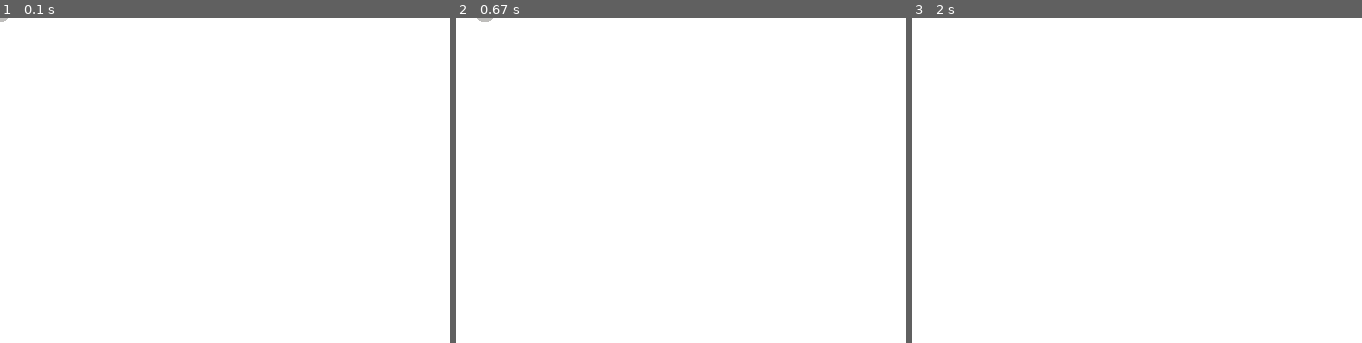
Above: before the commit, frames 1-3 (left to right).
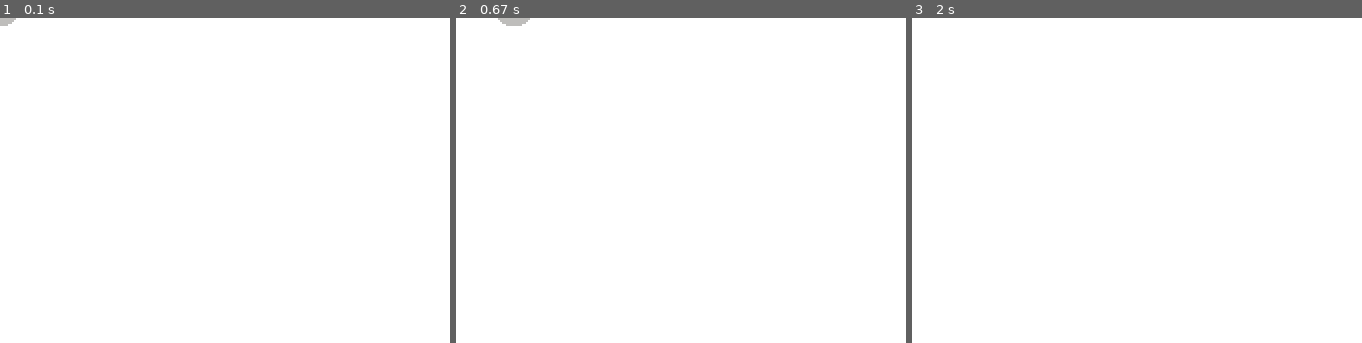
Above: after the commit, the same moments.

Repository: shaurya-sharma-dev/pygame-topdownengine
Game: pygame game, started from examples/basic_usage.py
Two runs of this game, one before a commit and one after it. Both use one fixed random seed, a clock stepped at 60 frames per second and the inputs below.
Inputs:
- Up to frame 1 (0.1 s): no input
- Up to frame 2 (0.67 s): hold D from 0.33 s (still down)
- Up to frame 3 (2 s): release D at 0.8 s; hold W 0.83-1.13 s
The pictures show only the part of the screen within x 0-50%, y 0-50%; the shares and areas given below are measured in that part.

The runs differ from the first frame. In frame 1, less than 0.1% of the frame differs, in the area x 0-4%, y 0-3%; in frame 2, 0.2%, in the area x 4-17%, y 0-3%; in frame 3, nothing differs.

Commit message:
Replace all references to 'tdg' with 'tde'.
Signed-off-by: Shaurya Sharma 65916881+shaurya-sharma-dev@users.noreply.github.com

Diff:
--- a/examples/basic_usage.py
+++ b/examples/basic_usage.py
@@ -1,18 +1,21 @@
-import topdownengine as tdg
+import topdownengine as tde
 from topdownengine.mob_controller import KeyboardInputController
 
 # Define an instance of the Game class
-game = tdg.Game(
+game = tde.Game(
     screen_width=900,
     screen_height=650,
     window_title="pygame-topdownengine Basic Usage Example"
 )
 
 # Define a mob
-game_object = tdg.Mob(controller=KeyboardInputController())
+game_object = tde.Mob(controller=KeyboardInputController())
 
 # Add it to the game object group
 game.game_object_group.add(game_object)
 
+# Rescale GameObjects to have a SCALE of 2 (this makes them more visible)
+tde.GameObject.set_scale(2, game)
+
 # Run the game
 game.run()
--- a/topdownengine/mob_controller.py
+++ b/topdownengine/mob_controller.py
@@ -1,7 +1,7 @@
 from .controls import KeyboardInputManager
 import pygame as pg
 import math
-from topdownengine import math as tdg_math
+from topdownengine import math as tde_math
 
 class BaseMobController:
     "A base class for all mob controllers."
@@ -27,7 +27,7 @@
         dt_seconds = dt / 1000.0
         snapping_speed = 10.0
         weight = 1.0 - math.exp(-snapping_speed * dt_seconds)
-        mob.velocity = tdg_math.lerp(mob.velocity, dir, weight)
+        mob.velocity = tde_math.lerp(mob.velocity, dir, weight)
 
         if 'Jump' in input:
             mob.jump()
